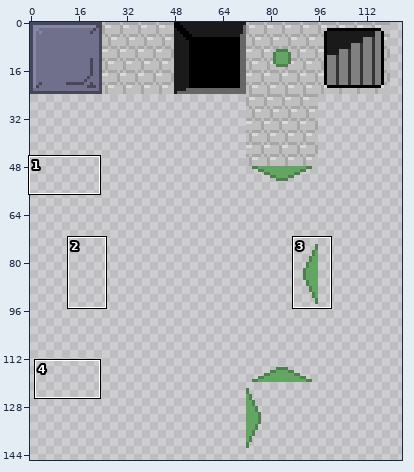
Two versions of one sprite sheet, graphics/tiles-terrain.png. Above: a wide view before the commit, with the close-up outlined.
Close-up. First the earlier version:
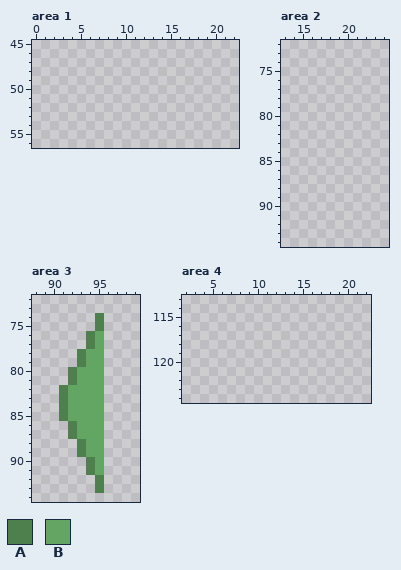
The file is 240x240 pixels. Shown: area 1: x 0..22, y 45..56; area 2: x 13..24, y 72..94; area 3: x 88..99, y 72..94; area 4: x 2..22, y 113..124. The wide view leaves out empty margins. The commit also changed other parts of the picture, which this record leaves out.
Palette (. is transparent): A #4d804d  B #63a663
Once edited:
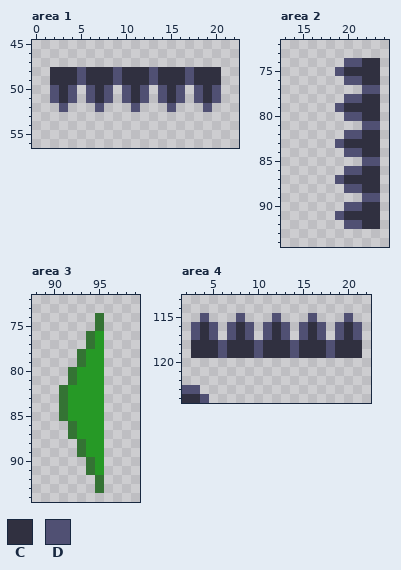
Colours new in this view: C #303040  D #505073
Changes in this commit:
colour A: #4d804d -> #347334
colour B: #63a663 -> #269926
Changed rows in their new state; - is a pixel that keeps its letter.
Area 1:
first column x 2:
48 CCCDCCCDCCCDCCCDCCC
49 CCCDCCCDCCCDCCCDCCC
50 DCD-DCD-DCD-DCD-DCD
51 DCD-DCD-DCD-DCD-DCD
52 -D---D---D---D---D-
Area 2:
first column x 19:
74 -DDCC
75 DCCCC
76 -DDCC
77 ---DD
78 -DDCC
79 DCCCC
80 -DDCC
81 ---DD
82 -DDCC
83 DCCCC
84 -DDCC
85 ---DD
86 -DDCC
87 DCCCC
88 -DDCC
89 ---DD
90 -DDCC
91 DCCCC
92 -DDCC
Area 4:
first column x 3:
115 -D---D---D---D---D-
116 DCD-DCD-DCD-DCD-DCD
117 DCD-DCD-DCD-DCD-DCD
118 CCCDCCCDCCCDCCCDCCC
119 CCCDCCCDCCCDCCCDCCC
first column x 2:
123 DD-
124 CCD
